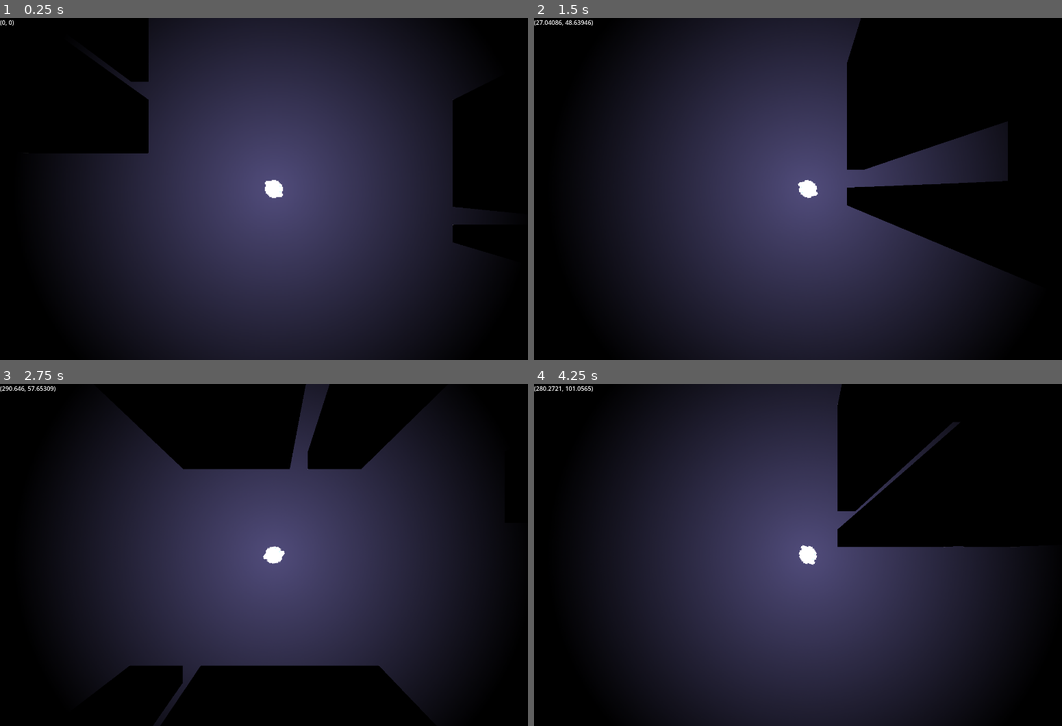
Above: before the commit, frames 1-4 (two rows, left to right).
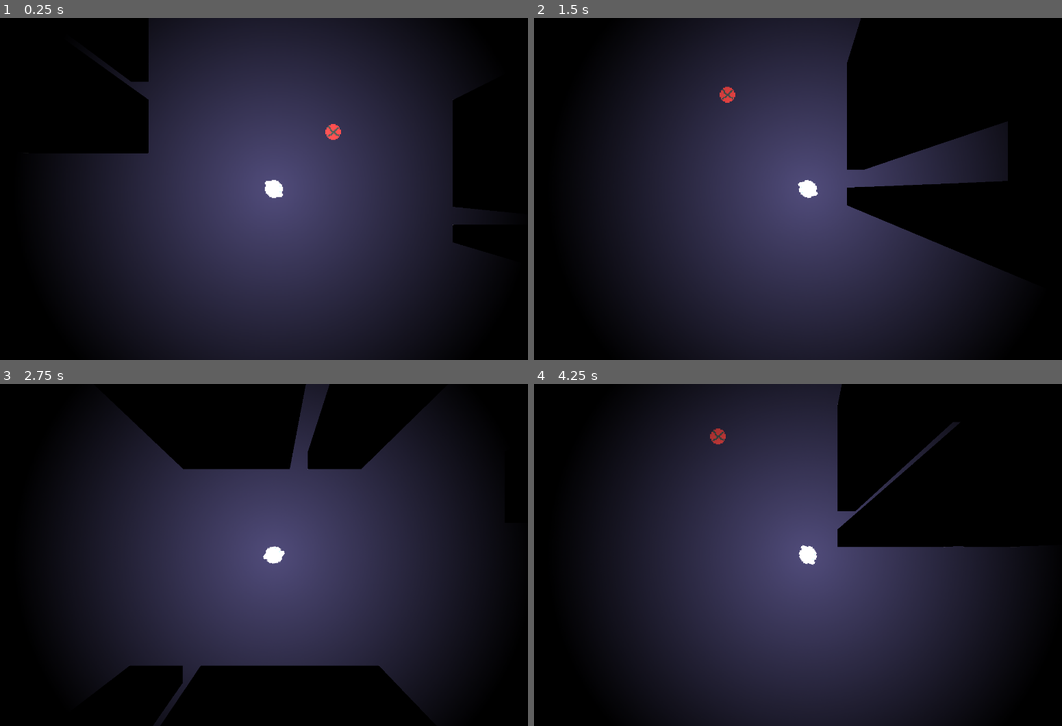
Above: after the commit, the same moments.

Repository: NomadicDaggy/procgen1
Game: Godot game, scene res://scenes/world.tscn
Two runs of this game, one before a commit and one after it. Both use one fixed random seed, a clock stepped at 60 frames per second and the inputs below.
Inputs (mouse positions are in pixels of both pictures, inside the frame that each line leads up to):
- Up to frame 1 (0.25 s): no input
- Up to frame 2 (1.5 s): tap Enter at 0.5 s; move the mouse to (930, 171) at 0.52 s; hold D (move_right) 0.53-1.28 s; move the mouse to (697, 206) at 1.27 s; hold S (move_down) from 1.28 s (still down)
- Up to frame 3 (2.75 s): move the mouse to (327, 479) at 2.02 s; release S (move_down) at 2.03 s; hold D (move_right) from 2.03 s (still down)
- Up to frame 4 (4.25 s): move the mouse to (782, 623) at 2.77 s; release D (move_right) at 2.78 s; hold W (move_up) 2.78-3.53 s; move the mouse to (972, 606) at 3.52 s; hold A (move_left) from 3.53 s (still down)

The runs differ from the first frame. In frame 1, 0.1% of the frame differs, in the area x 0-65%, y 0-36%; in frame 2, 0.2%, in the area x 0-39%, y 0-25%; in frame 3, less than 0.1%; in frame 4, 0.2%.

Commit message:
add static enemy, that can kill player

Diff:
--- /dev/null
+++ b/scenes/enemy.tscn
@@ -0,0 +1,33 @@
+[gd_scene load_steps=6 format=3 uid="uid://cnvaqhi8co16a"]
+
+[ext_resource type="Texture2D" uid="uid://cyga8hpi63heo" path="res://assets/enemy.png" id="1_ugilk"]
+[ext_resource type="PackedScene" uid="uid://7y0qcpweo22u" path="res://scenes/killzone.tscn" id="2_mx8rb"]
+
+[sub_resource type="AtlasTexture" id="AtlasTexture_5l27c"]
+atlas = ExtResource("1_ugilk")
+region = Rect2(0, 0, 16, 16)
+
+[sub_resource type="SpriteFrames" id="SpriteFrames_w1hcc"]
+animations = [{
+"frames": [{
+"duration": 1.0,
+"texture": SubResource("AtlasTexture_5l27c")
+}],
+"loop": true,
+"name": &"idle",
+"speed": 5.0
+}]
+
+[sub_resource type="CircleShape2D" id="CircleShape2D_p6ogd"]
+radius = 6.0
+
+[node name="Enemy" type="Node2D"]
+
+[node name="AnimatedSprite2D" type="AnimatedSprite2D" parent="."]
+sprite_frames = SubResource("SpriteFrames_w1hcc")
+animation = &"idle"
+
+[node name="Killzone" parent="." instance=ExtResource("2_mx8rb")]
+
+[node name="CollisionShape2D" type="CollisionShape2D" parent="Killzone"]
+shape = SubResource("CircleShape2D_p6ogd")
--- /dev/null
+++ b/scenes/killzone.tscn
@@ -0,0 +1,11 @@
+[gd_scene load_steps=2 format=3 uid="uid://7y0qcpweo22u"]
+
+[ext_resource type="Script" path="res://scripts/killzone.gd" id="1_e3nmr"]
+
+[node name="Killzone" type="Area2D"]
+script = ExtResource("1_e3nmr")
+
+[node name="Timer" type="Timer" parent="."]
+
+[connection signal="body_entered" from="." to="." method="_on_body_entered"]
+[connection signal="timeout" from="Timer" to="." method="_on_timer_timeout"]
--- a/scenes/world.tscn
+++ b/scenes/world.tscn
@@ -1,8 +1,9 @@
-[gd_scene load_steps=8 format=3 uid="uid://bg8vu4vo2pjsk"]
+[gd_scene load_steps=9 format=3 uid="uid://bg8vu4vo2pjsk"]
 
 [ext_resource type="Texture2D" uid="uid://x6fee8su30kj" path="res://assets/ts1.png" id="1_5lnke"]
 [ext_resource type="Script" path="res://scripts/map.gd" id="2_6xld6"]
 [ext_resource type="PackedScene" uid="uid://cbjk1vccn32a4" path="res://scenes/player.tscn" id="3_m2xfy"]
+[ext_resource type="PackedScene" uid="uid://cnvaqhi8co16a" path="res://scenes/enemy.tscn" id="4_ek42g"]
 
 [sub_resource type="OccluderPolygon2D" id="OccluderPolygon2D_t4wgn"]
 polygon = PackedVector2Array(-8, -8, 8, -8, 8, 8, -8, 8)
@@ -94,3 +95,6 @@
 
 [node name="CanvasModulate" type="CanvasModulate" parent="."]
 color = Color(0, 0, 0, 1)
+
+[node name="Enemy" parent="." instance=ExtResource("4_ek42g")]
+position = Vector2(53, -51)
--- /dev/null
+++ b/scripts/killzone.gd
@@ -0,0 +1,14 @@
+extends Area2D
+
+@onready var timer = $Timer
+
+func _on_body_entered(body):
+	print("You died!")
+	Engine.time_scale = 0.5
+	body.get_node("CollisionShape2D").queue_free()
+	timer.start()
+
+
+func _on_timer_timeout():
+	Engine.time_scale = 1.0
+	get_tree().reload_current_scene()
--- a/scripts/map.gd
+++ b/scripts/map.gd
@@ -34,7 +34,8 @@
 
 
 func _process(delta):
-	debug.text = str(get_global_mouse_position())
+	# debug.text = str(get_global_mouse_position())
+	pass
 
 
 func build_room(width: int, height:int, offset: Vector2i):
@@ -56,7 +57,6 @@
 			continue
 
 		if areas_overlap(building, area):
-			print("overlap")
 			area.queue_free()
 			return
 
Binary file added: assets/enemy.aseprite
Binary file added: assets/enemy.png
Not shown, added: assets/enemy.png.import
